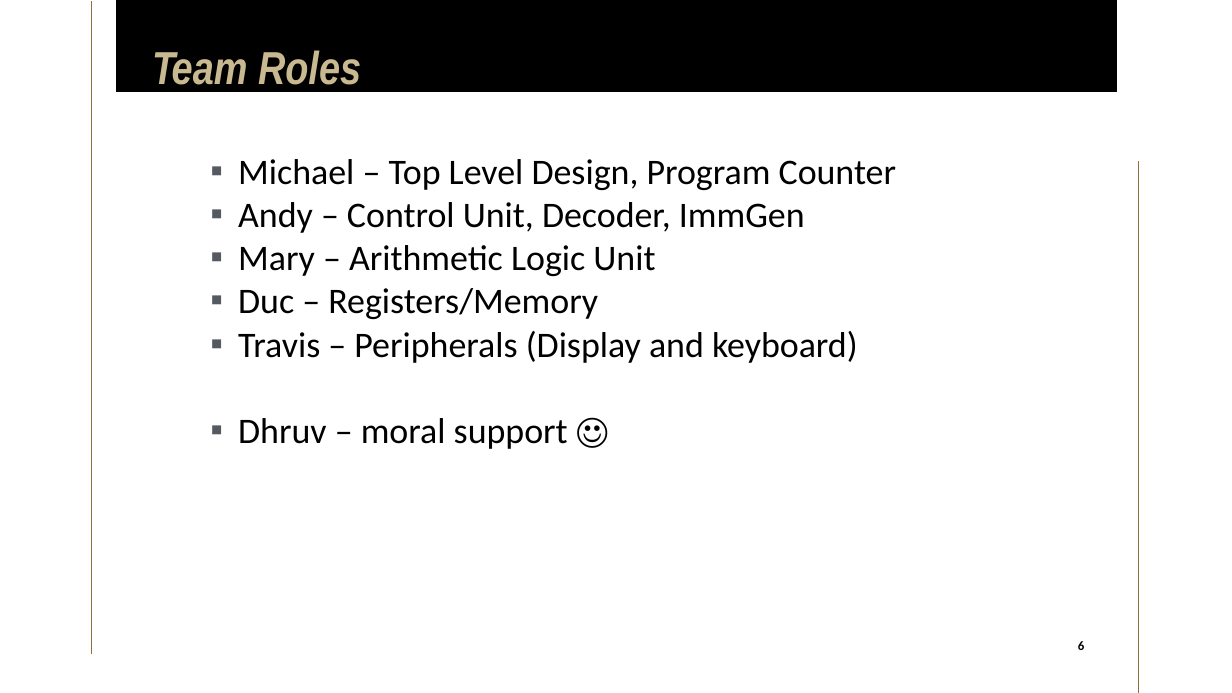
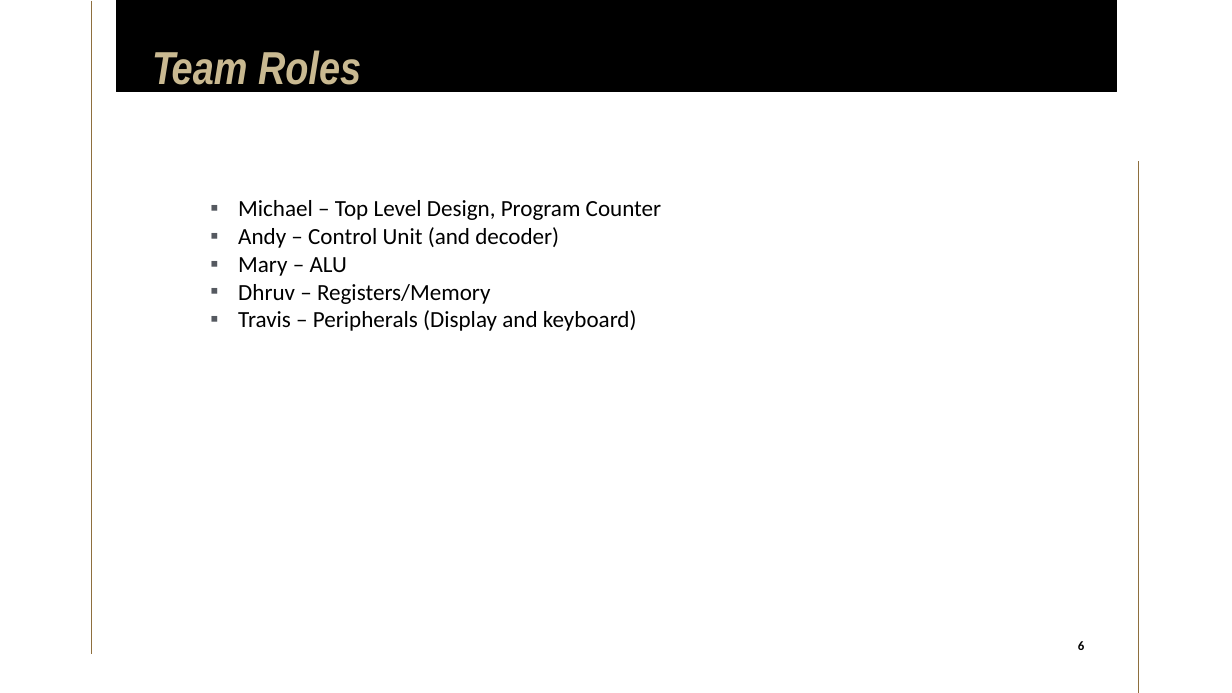
Before and after one commit to limichael246/STARS_2024, a slide deck: slide 6 of Project_Proposal.pptx. Drawn at 1232x693 pixels with LibreOffice and Linux fonts; fonts in the diff are those of the drawing. Boxes give left, top, right and bottom in pixels: in the first picture for what was removed or moved away, otherwise in the second. Text is boxed around its words. In the diff, an @@ line names an element or a change of style, - is before the commit and + after.

```diff
--- a/Project_Proposal.pptx
+++ b/Project_Proposal.pptx
@@ text "Michael – Top Level Design, ...": place and size @@
-text "Michael – Top Level Design, ..." at (238, 159, 896, 449)
+text "Michael – Top Level Design, ..." at (238, 200, 662, 331)
@@ text at (238, 200, 662, 331): size 28 to 18 pt in "Michael – Top Level Design, Program Counter", "Travis – Peripherals (Display and keyboard)" @@
@@ text at (238, 227, 559, 304): text changed; size 28 to 18 pt @@
-▪ Andy – Control Unit, Decoder, ImmGen
-▪ Mary – Arithmetic Logic Unit
-▪ Duc – Registers/Memory
+▪ Andy – Control Unit (and decoder)
+▪ Mary – ALU
+▪ Dhruv – Registers/Memory
@@ text at (238, 418, 568, 449): paragraph removed @@
-▪ Dhruv – moral support ☺
```
Also in this commit, not shown: 6 other slides changed, 5 slides added, 26 slides removed.
